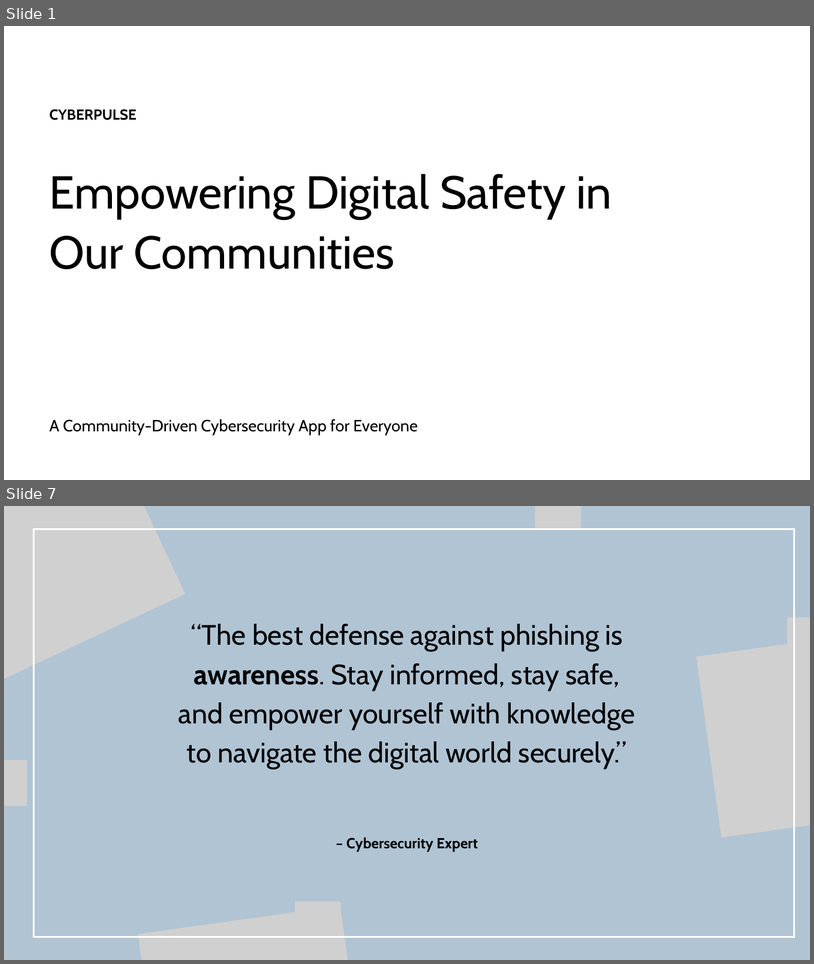
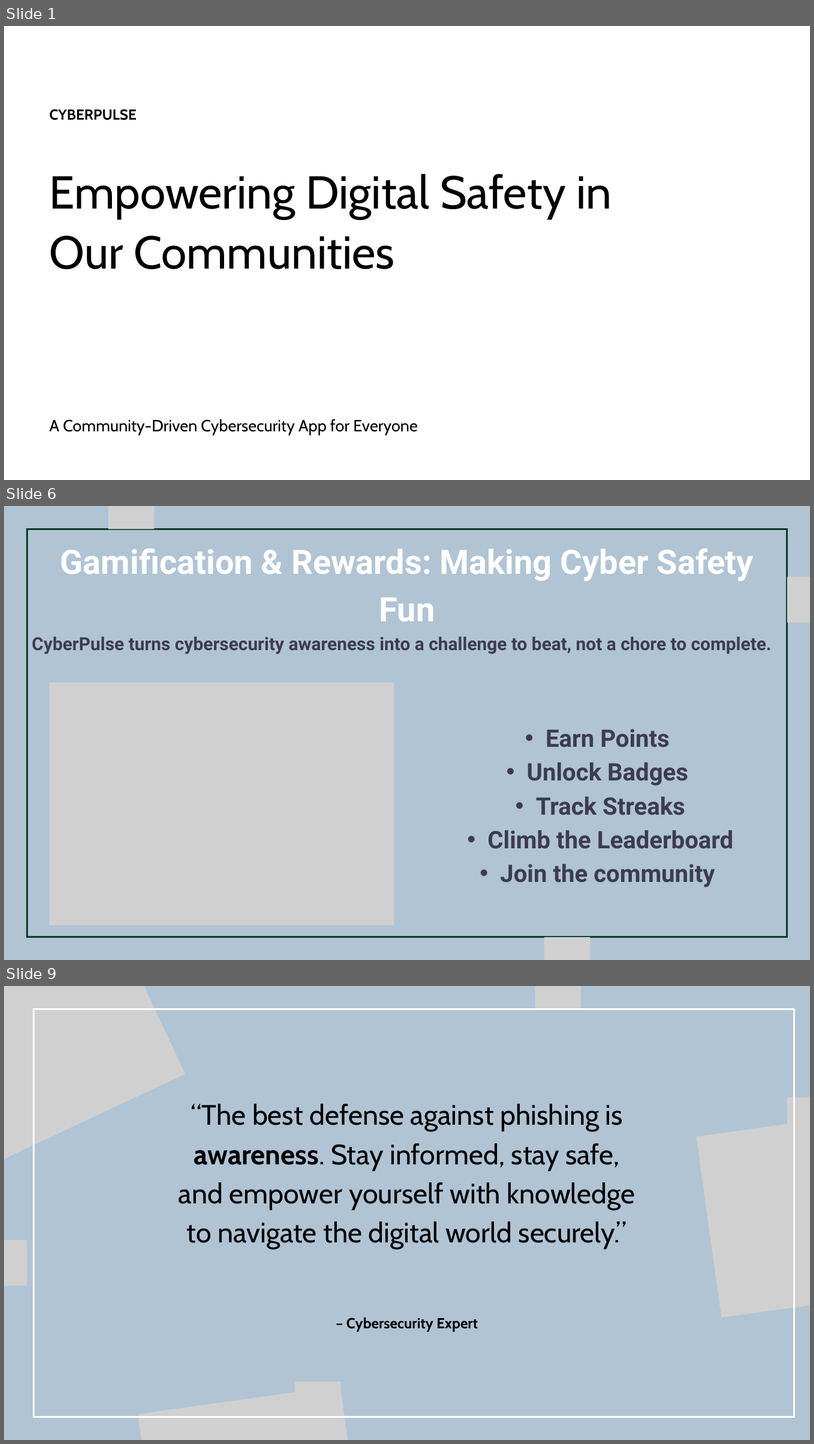
Before and after one commit to brogrammer012/CipherNova, a slide deck: demo/Presentation - CyberPulse.pptx. Shown one above the other, each under a label of ours: slides 1 and 7 before the commit, slides 1, 6 and 9 after it; the slides between them are not shown. The pictures are 814x964 and 814x1444 pixels, drawn with LibreOffice and Linux fonts; fonts in the diff are those of the drawing; grey boxes stand for pictures; background and template pictures are left out. Boxes give left, top, right and bottom in pixels: in the first picture for what was removed or moved away, otherwise in the second. Text is boxed around its words. In the diff, an @@ line names an element or a change of style, - is before the commit and + after.

```diff
--- a/demo/Presentation - CyberPulse.pptx
+++ b/demo/Presentation - CyberPulse.pptx
@@ slide 6 added at (4, 506, 810, 960), background #B0C4D4 @@
@@ picture added at (108, 506, 155, 529) @@
@@ freeform shape added at (27, 529, 788, 937), outline #0E3B25 3 pt @@
@@ text added at (60, 548, 754, 622), 60 pt, text #FFFFFF, bold @@
+Gamification & Rewards: Making Cyber Safety Fun
@@ picture added at (788, 577, 810, 622) @@
@@ text added at (32, 636, 772, 654), 32 pt, text #3D3B54, bold @@
+CyberPulse turns cybersecurity awareness into a challenge to beat, not a chore to complete.
@@ picture added at (49, 682, 394, 925) @@
@@ text added at (488, 729, 734, 887), 43 pt, text #3D3B54, bold @@
+  • Earn Points
+  • Unlock Badges
+  • Track Streaks
+  • Climb the Leaderboard
+  • Join the community
@@ picture added at (201, 820, 247, 866) @@
@@ picture added at (545, 937, 591, 960) @@
@@ what was slide 7 is now slide 9 @@
```
Also in this commit, not shown: 4 slides changed, 3 other slides added, 2 slides removed.
